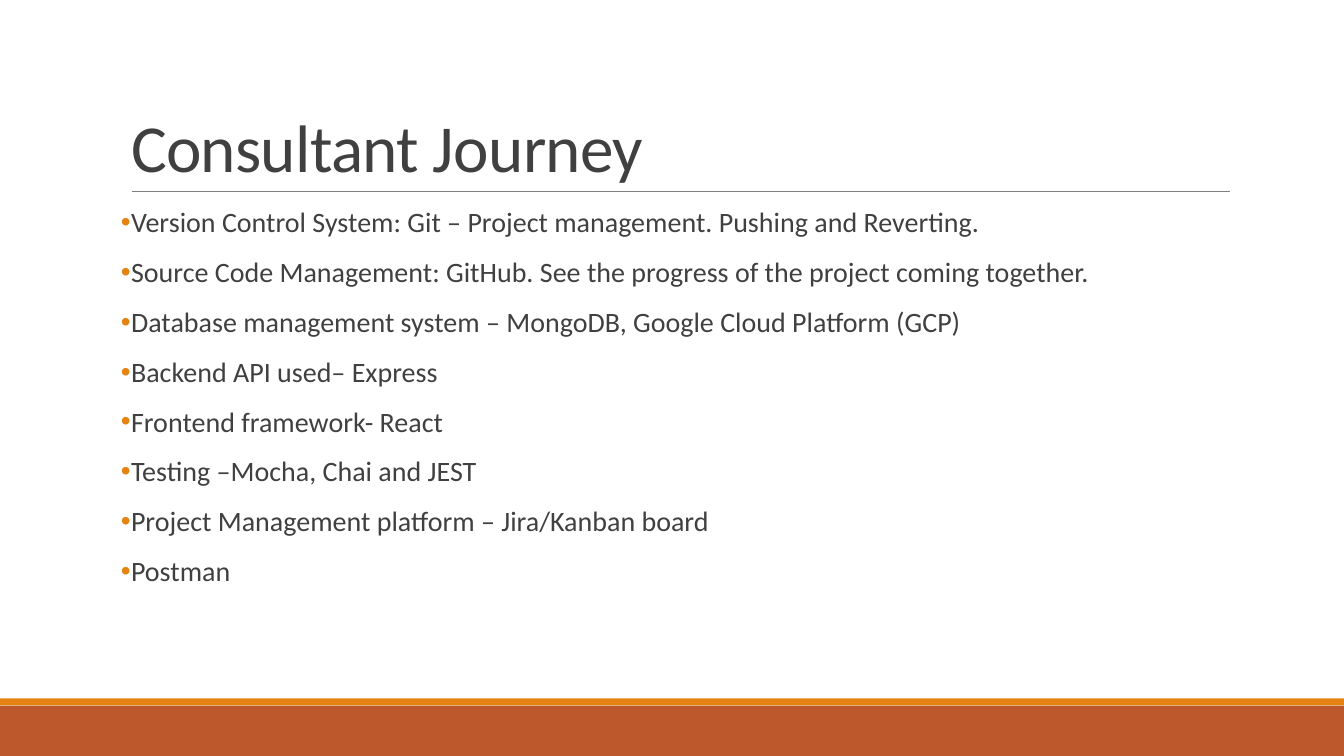
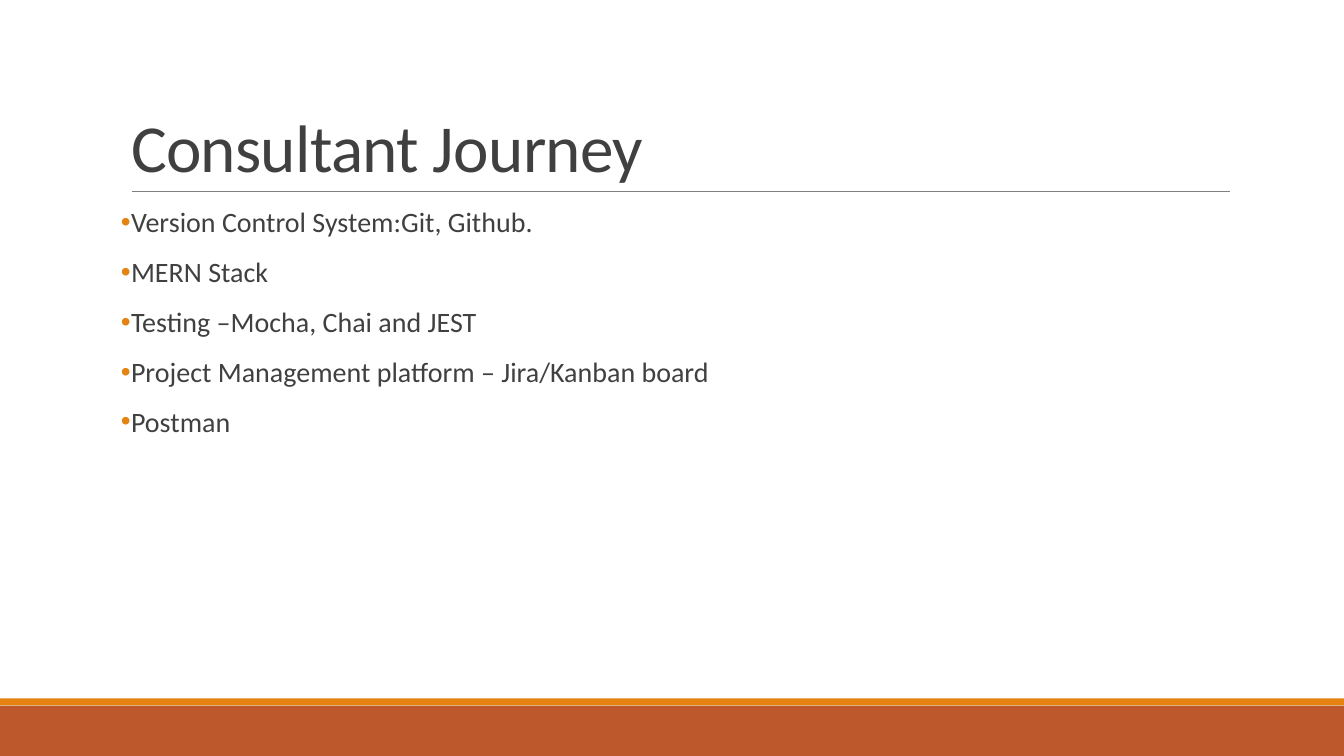
Before and after one commit to Shameer28/QA-Cinemas, a slide deck: slide 5 of QA Cinema-Documentation/Presentation/QACinema.pptx. Drawn at 1344x756 pixels with LibreOffice and Linux fonts; fonts in the diff are those of the drawing. Boxes give left, top, right and bottom in pixels: in the first picture for what was removed or moved away, otherwise in the second. Text is boxed around its words. In the diff, an @@ line names an element or a change of style, - is before the commit and + after.

```diff
--- a/QA Cinema-Documentation/Presentation/QACinema.pptx
+++ b/QA Cinema-Documentation/Presentation/QACinema.pptx
@@ text at <box>131,212,533,282</box>: text changed @@
-• Version Control System: Git – Project management. Pushing and Reverting.
-• Source Code Management: GitHub. See the progress of the project coming together.
-• Database management system – MongoDB, Google Cloud Platform (GCP)
-• Backend API used– Express
-• Frontend framework- React
+• Version Control System:Git, Github.
+• MERN Stack
```
Also in this commit, not shown: 6 other slides changed, 1 other file.
